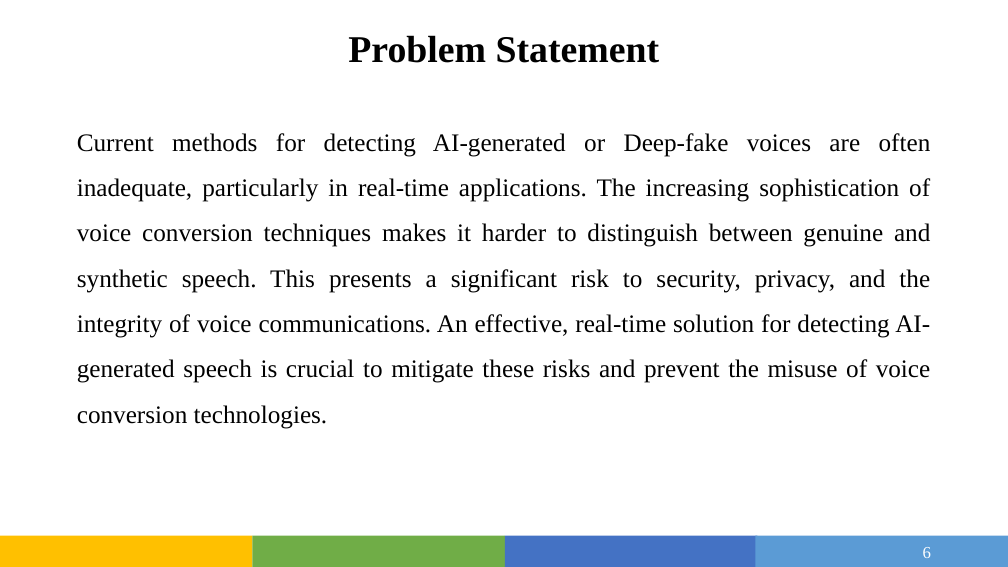
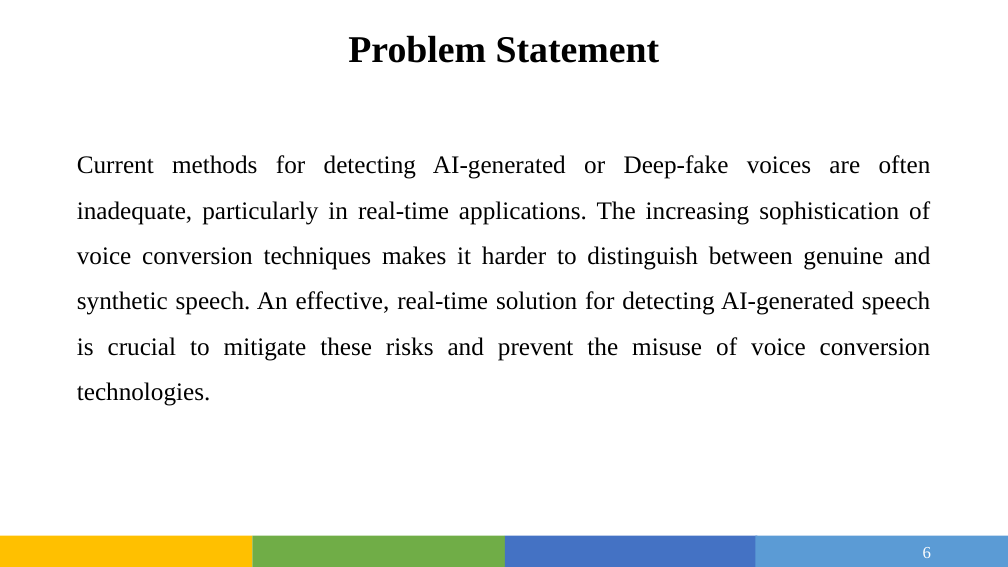
Before and after one commit to Devjethva1111/DeepFake-Voice-Recognition, a slide deck: slide 6 of Presentation/23MDS003_Project_PPT.pptx. Drawn at 1008x567 pixels with LibreOffice and Linux fonts; fonts in the diff are those of the drawing. Boxes give left, top, right and bottom in pixels: in the first picture for what was removed or moved away, otherwise in the second. Text is boxed around its words. In the diff, an @@ line names an element or a change of style, - is before the commit and + after.

Commit message:
New
New

```diff
--- a/Presentation/23MDS003_Project_PPT.pptx
+++ b/Presentation/23MDS003_Project_PPT.pptx
@@ text at box(77, 155, 931, 406): text changed @@
-Current methods for detecting AI-generated or Deep-fake voices are often inadequate, particularly in real-time applications. The increasing sophistication of voice conversion techniques makes it harder to distinguish between genuine and synthetic speech. This presents a significant risk to security, privacy, and the integrity of voice communications. An effective, real-time solution for detecting AI-generated speech is crucial to mitigate these risks and prevent the misuse of voice conversion technologies.
+Current methods for detecting AI-generated or Deep-fake voices are often inadequate, particularly in real-time applications. The increasing sophistication of voice conversion techniques makes it harder to distinguish between genuine and synthetic speech. An effective, real-time solution for detecting AI-generated speech is crucial to mitigate these risks and prevent the misuse of voice conversion technologies.
```
Also in this commit, not shown: 1 other slide changed.
